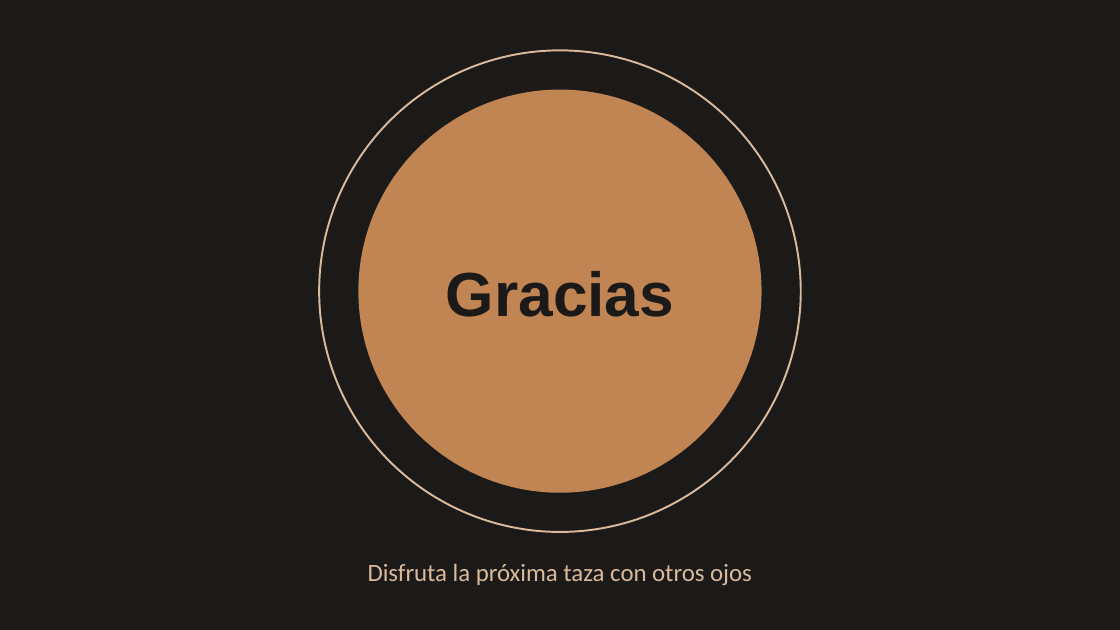
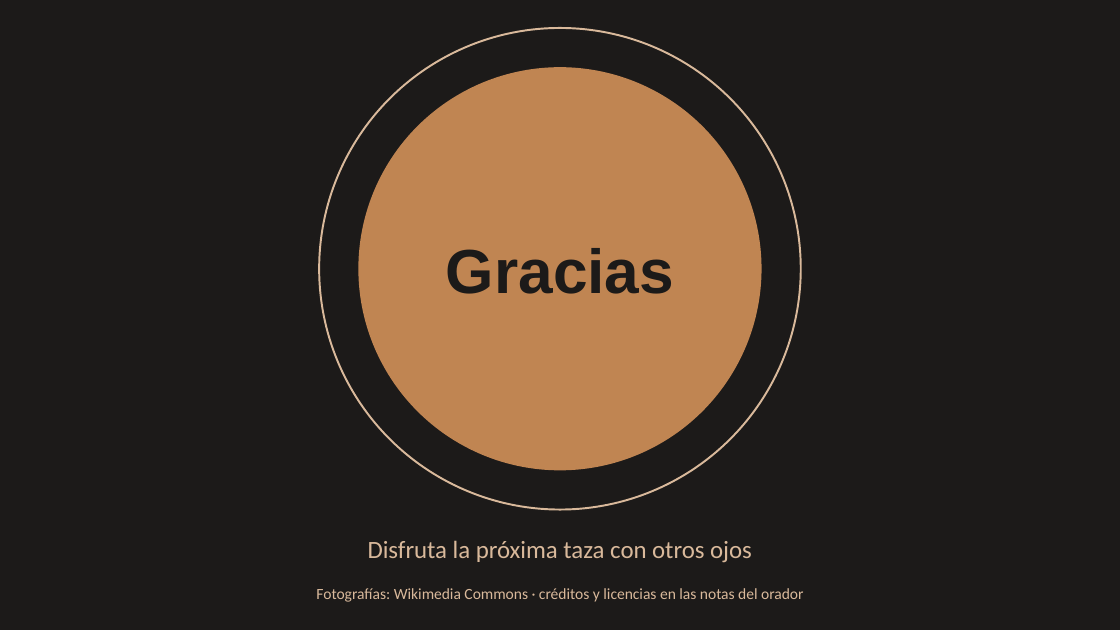
Before and after one commit to JhansLazo/Anuska, a slide deck: slide 10 of presentacion-cafe.pptx. Drawn at 1120x630 pixels with LibreOffice and Linux fonts; fonts in the diff are those of the drawing. Boxes give left, top, right and bottom in pixels: in the first picture for what was removed or moved away, otherwise in the second. Text is boxed around its words. In the diff, an @@ line names an element or a change of style, - is before the commit and + after.

```diff
--- a/presentacion-cafe.pptx
+++ b/presentacion-cafe.pptx
@@ ellipse: place and size @@
-ellipse at <box>319,50,801,532</box>
+ellipse at <box>319,28,801,510</box>
@@ 1 title, 1 text, 1 ellipse: place and size @@
-1 title, 1 text, 1 ellipse at <box>358,90,762,586</box>
+1 title, 1 text, 1 ellipse at <box>358,67,762,563</box>
@@ text added at <box>316,588,803,602</box>, 10 pt, text #D9B99B @@
+Fotografías: Wikimedia Commons · créditos y licencias en las notas del orador
```
Also in this commit, not shown: 5 other slides changed.
